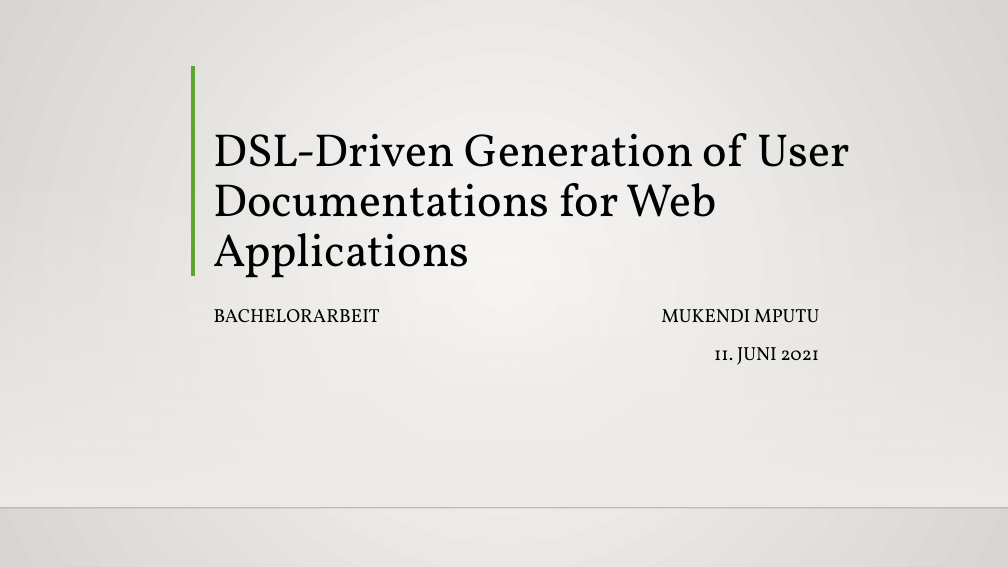
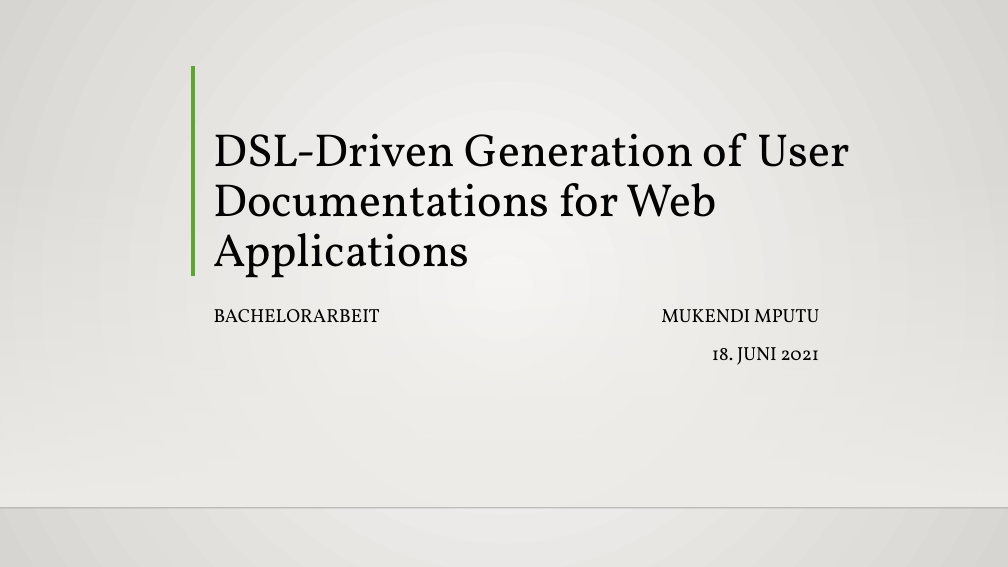
Before and after one commit to MukendiMputu/BachelorThesis, a slide deck: slide 1 of Proposalvortrag.pptx. Drawn at 1008x567 pixels with LibreOffice and Linux fonts; fonts in the diff are those of the drawing; background and template pictures are left out. Boxes give left, top, right and bottom in pixels: in the first picture for what was removed or moved away, otherwise in the second. Text is boxed around its words. In the diff, an @@ line names an element or a change of style, - is before the commit and + after.

```diff
--- a/Proposalvortrag.pptx
+++ b/Proposalvortrag.pptx
@@ text at [712,347,820,365]: text changed @@
-11. JUNI 2021
+18. JUNI 2021
```
Also in this commit, not shown: 13 other slides changed, 3 slides added, 2 slides removed, 1 other file.
